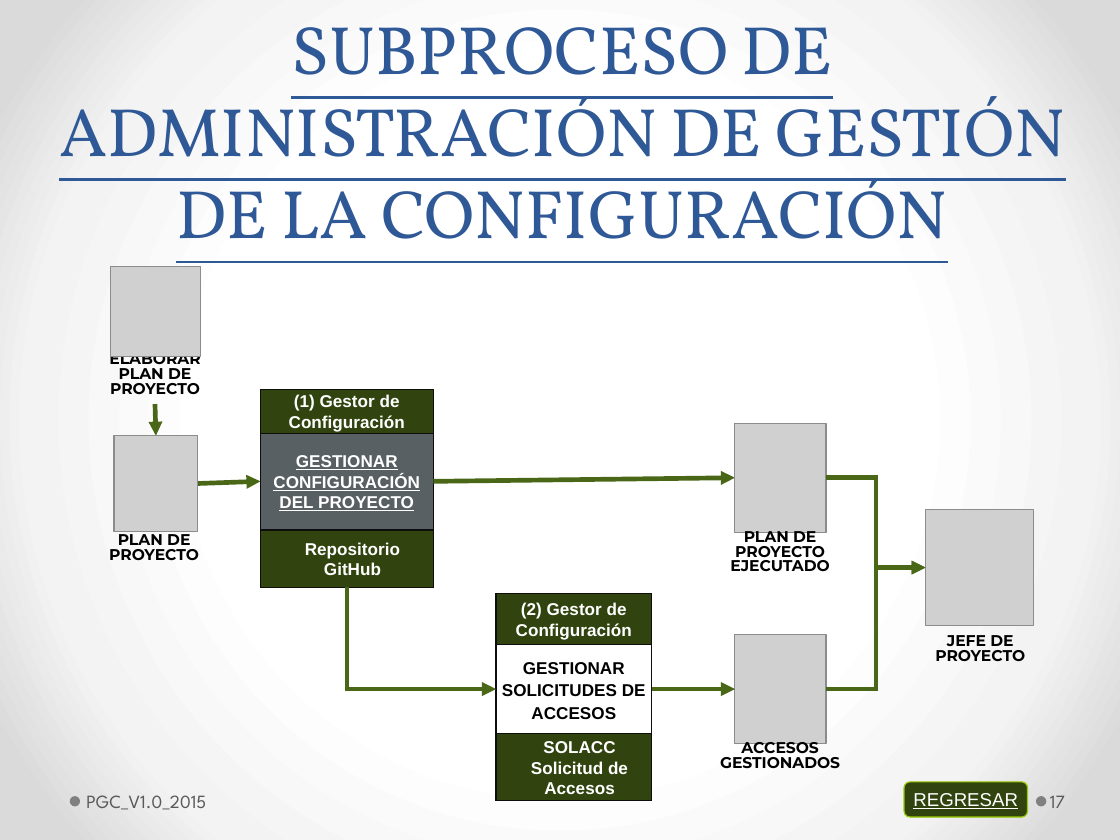
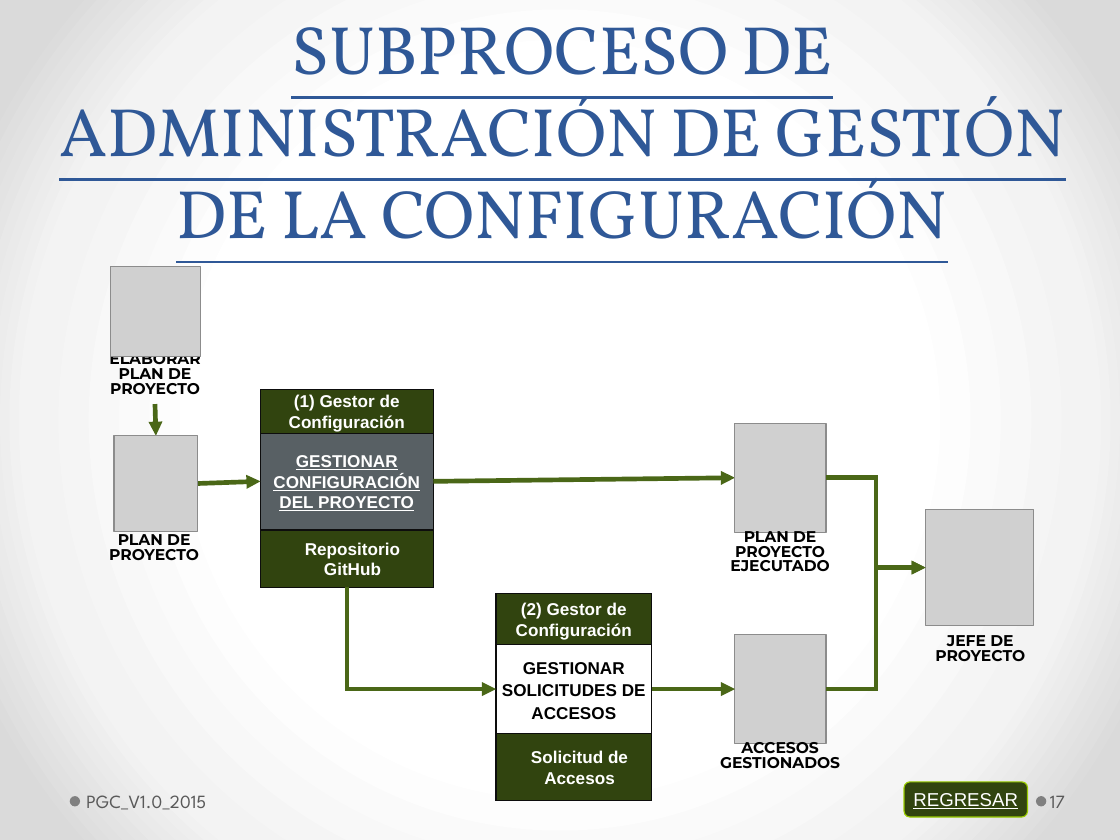
Before and after one commit to lowrider80/UTP-GPS-ALARM, a slide deck: slide 17 of Area_de_Proceso-CM/PGC/PGC_V1.0_2015.pptx. Drawn at 1120x840 pixels with LibreOffice and Linux fonts; fonts in the diff are those of the drawing; grey boxes stand for pictures. Boxes give left, top, right and bottom in pixels: in the first picture for what was removed or moved away, otherwise in the second. Text is boxed around its words. In the diff, an @@ line names an element or a change of style, - is before the commit and + after.

Commit message:
Plan de Gestión de Configuración

```diff
--- a/Area_de_Proceso-CM/PGC/PGC_V1.0_2015.pptx
+++ b/Area_de_Proceso-CM/PGC/PGC_V1.0_2015.pptx
@@ text in rectangle at (531, 750, 628, 784): text changed @@
-SOLACC Solicitud de Accesos
+Solicitud de Accesos
```
Also in this commit, not shown: 26 other slides changed.
